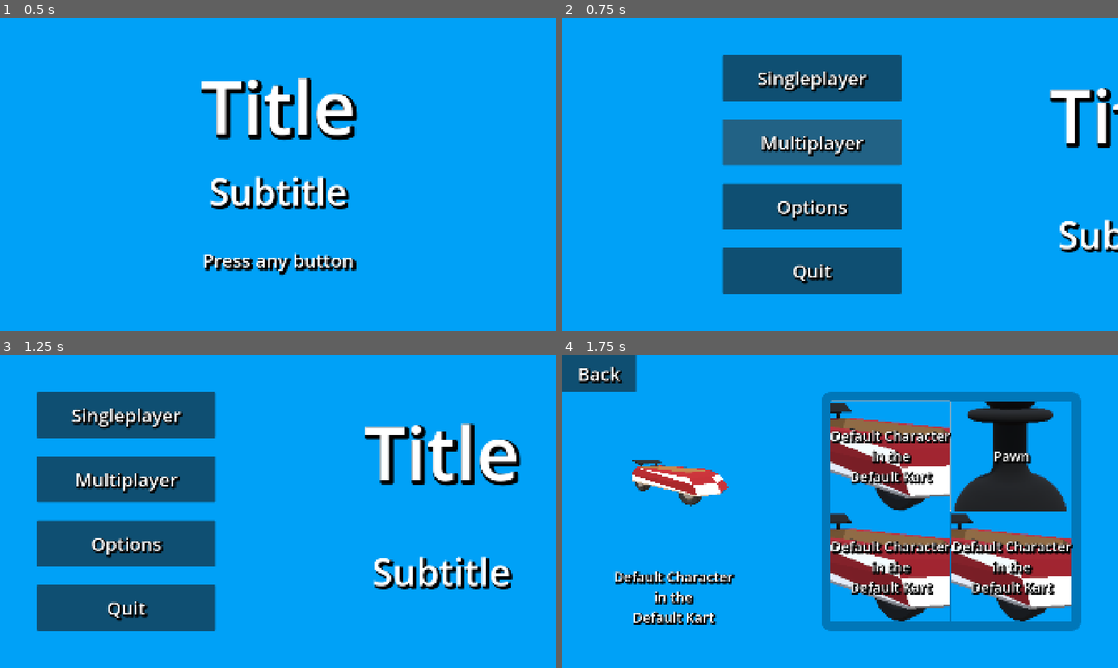
Above: before the commit, frames 1-4 (two rows, left to right).
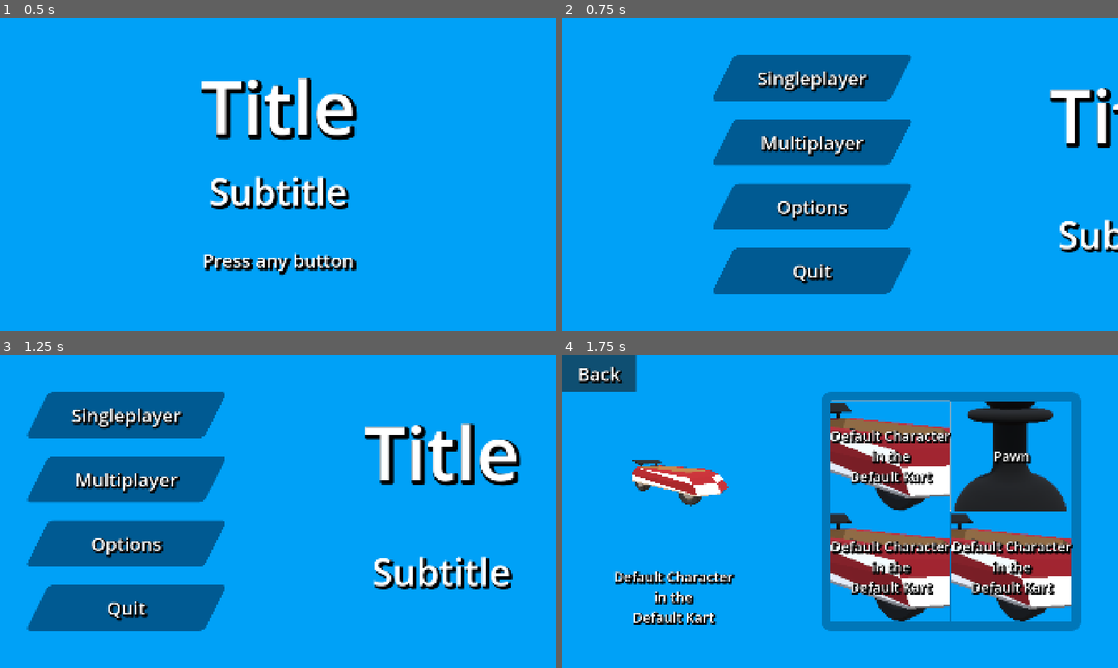
Above: after the commit, the same moments.

Repository: CISC-486-Game-Development-Project/cisc-486-game-development-project
Game: Godot game, scene res://Scenes/Menus/TitleScreen/title_screen.tscn
Same seed, same stepped clock (60 frames per second), same inputs: the game is played once before the commit and once after it. The engine's default icon, where the game draws it, is replaced by a stand-in: a white triangle on a blue panel in a dark square. Sound files missing from this copy of the repository are replaced by a short silence.
Inputs (mouse positions are in pixels of both pictures, inside the frame that each line leads up to):
- Up to frame 1 (0.5 s): no input
- Up to frame 2 (0.75 s): tap Enter at 0.5 s; move the mouse to (962, 158) at 0.52 s; hold D (Right) from 0.53 s (still down); hold P (Drift) from 0.53 s (still down); click (962, 158) at 0.67 s
- Up to frame 3 (1.25 s): keep holding D (Right); keep holding P (Drift)
- Up to frame 4 (1.75 s): release D (Right) at 1.25 s; release P (Drift) at 1.25 s; click "Singleplayer" at 1.25 s

Frame 1 is identical in both runs. In frame 2, 17% of the frame differs, in the area x 27-63%, y 11-89%; in frame 3, 17%; in frame 4, nothing differs.

Commit message:
Slight Visual Update
Fixed up some visuals in the menus.

Diff:
--- a/Scenes/Menus/CharacterSelectMenu/character_select_menu.tscn
+++ b/Scenes/Menus/CharacterSelectMenu/character_select_menu.tscn
@@ -3,7 +3,6 @@
 [ext_resource type="Script" uid="uid://cy83tt76elj41" path="res://Scenes/Menus/CharacterSelectMenu/character_select_menu.gd" id="1_hk7je"]
 [ext_resource type="PackedScene" uid="uid://d06ii74wx6vgl" path="res://Scenes/KartModels/basic_kart.tscn" id="4_0fmip"]
 [ext_resource type="PackedScene" uid="uid://bjoxa6ritw47n" path="res://Scenes/Menus/CharacterSelectMenu/character_button.tscn" id="5_2k24t"]
-[ext_resource type="PackedScene" uid="uid://b03s02mj3lvcw" path="res://Scenes/KartModels/pawn.tscn" id="5_p6l55"]
 [ext_resource type="Resource" uid="uid://ulcs3tytsjl0" path="res://Resources/Character/pawn_character.tres" id="7_7tf73"]
 [ext_resource type="Resource" uid="uid://k5txr2vfhnjr" path="res://Resources/Character/default_character.tres" id="7_d15w1"]
 
@@ -103,9 +102,6 @@
 current = true
 
 [node name="BasicKart" parent="MarginContainer/HBoxContainer/VBoxContainer/SubViewportContainer/SubViewport" unique_id=142078105 instance=ExtResource("4_0fmip")]
-visible = false
-
-[node name="Pawn" parent="MarginContainer/HBoxContainer/VBoxContainer/SubViewportContainer/SubViewport" unique_id=2109640715 instance=ExtResource("5_p6l55")]
 
 [node name="NameLabel" type="Label" parent="MarginContainer/HBoxContainer/VBoxContainer" unique_id=651109801]
 layout_mode = 2
--- a/Scenes/Menus/MainMenu/main_menu.tscn
+++ b/Scenes/Menus/MainMenu/main_menu.tscn
@@ -6,6 +6,14 @@
 
 [sub_resource type="StyleBoxFlat" id="StyleBoxFlat_t5fsa"]
 bg_color = Color(2.3102762e-06, 0.6323629, 0.9693813, 1)
+
+[sub_resource type="StyleBoxFlat" id="StyleBoxFlat_xvvda"]
+bg_color = Color(0, 0.35686275, 0.5764706, 1)
+skew = Vector2(0.5, 0)
+corner_radius_top_left = 16
+corner_radius_top_right = 16
+corner_radius_bottom_right = 16
+corner_radius_bottom_left = 16
 
 [sub_resource type="LabelSettings" id="LabelSettings_t5fsa"]
 font_size = 64
@@ -73,6 +81,17 @@
 [node name="SingleplayerButton" type="Button" parent="MarginContainer/HBoxContainer/VBoxContainer" unique_id=856623567]
 layout_mode = 2
 size_flags_vertical = 3
+flat = true
+
+[node name="Panel" type="Panel" parent="MarginContainer/HBoxContainer/VBoxContainer/SingleplayerButton" unique_id=1537802614]
+layout_mode = 1
+anchors_preset = 15
+anchor_right = 1.0
+anchor_bottom = 1.0
+grow_horizontal = 2
+grow_vertical = 2
+mouse_filter = 2
+theme_override_styles/panel = SubResource("StyleBoxFlat_xvvda")
 
 [node name="Label" type="Label" parent="MarginContainer/HBoxContainer/VBoxContainer/SingleplayerButton" unique_id=1827638713]
 layout_mode = 1
@@ -89,6 +108,17 @@
 [node name="MultiplayerButton" type="Button" parent="MarginContainer/HBoxContainer/VBoxContainer" unique_id=1746182648]
 layout_mode = 2
 size_flags_vertical = 3
+flat = true
+
+[node name="Panel" type="Panel" parent="MarginContainer/HBoxContainer/VBoxContainer/MultiplayerButton" unique_id=1220239168]
+layout_mode = 1
+anchors_preset = 15
+anchor_right = 1.0
+anchor_bottom = 1.0
+grow_horizontal = 2
+grow_vertical = 2
+mouse_filter = 2
+theme_override_styles/panel = SubResource("StyleBoxFlat_xvvda")
 
 [node name="Label" type="Label" parent="MarginContainer/HBoxContainer/VBoxContainer/MultiplayerButton" unique_id=196637470]
 layout_mode = 1
@@ -105,6 +135,17 @@
 [node name="OptionsButton" type="Button" parent="MarginContainer/HBoxContainer/VBoxContainer" unique_id=2117550020]
 layout_mode = 2
 size_flags_vertical = 3
+flat = true
+
+[node name="Panel" type="Panel" parent="MarginContainer/HBoxContainer/VBoxContainer/OptionsButton" unique_id=550062518]
+layout_mode = 1
+anchors_preset = 15
+anchor_right = 1.0
+anchor_bottom = 1.0
+grow_horizontal = 2
+grow_vertical = 2
+mouse_filter = 2
+theme_override_styles/panel = SubResource("StyleBoxFlat_xvvda")
 
 [node name="Label" type="Label" parent="MarginContainer/HBoxContainer/VBoxContainer/OptionsButton" unique_id=501615731]
 layout_mode = 1
@@ -121,6 +162,17 @@
 [node name="QuitButton" type="Button" parent="MarginContainer/HBoxContainer/VBoxContainer" unique_id=1379466379]
 layout_mode = 2
 size_flags_vertical = 3
+flat = true
+
+[node name="Panel" type="Panel" parent="MarginContainer/HBoxContainer/VBoxContainer/QuitButton" unique_id=660540438]
+layout_mode = 1
+anchors_preset = 15
+anchor_right = 1.0
+anchor_bottom = 1.0
+grow_horizontal = 2
+grow_vertical = 2
+mouse_filter = 2
+theme_override_styles/panel = SubResource("StyleBoxFlat_xvvda")
 
 [node name="Label" type="Label" parent="MarginContainer/HBoxContainer/VBoxContainer/QuitButton" unique_id=570228899]
 layout_mode = 1
